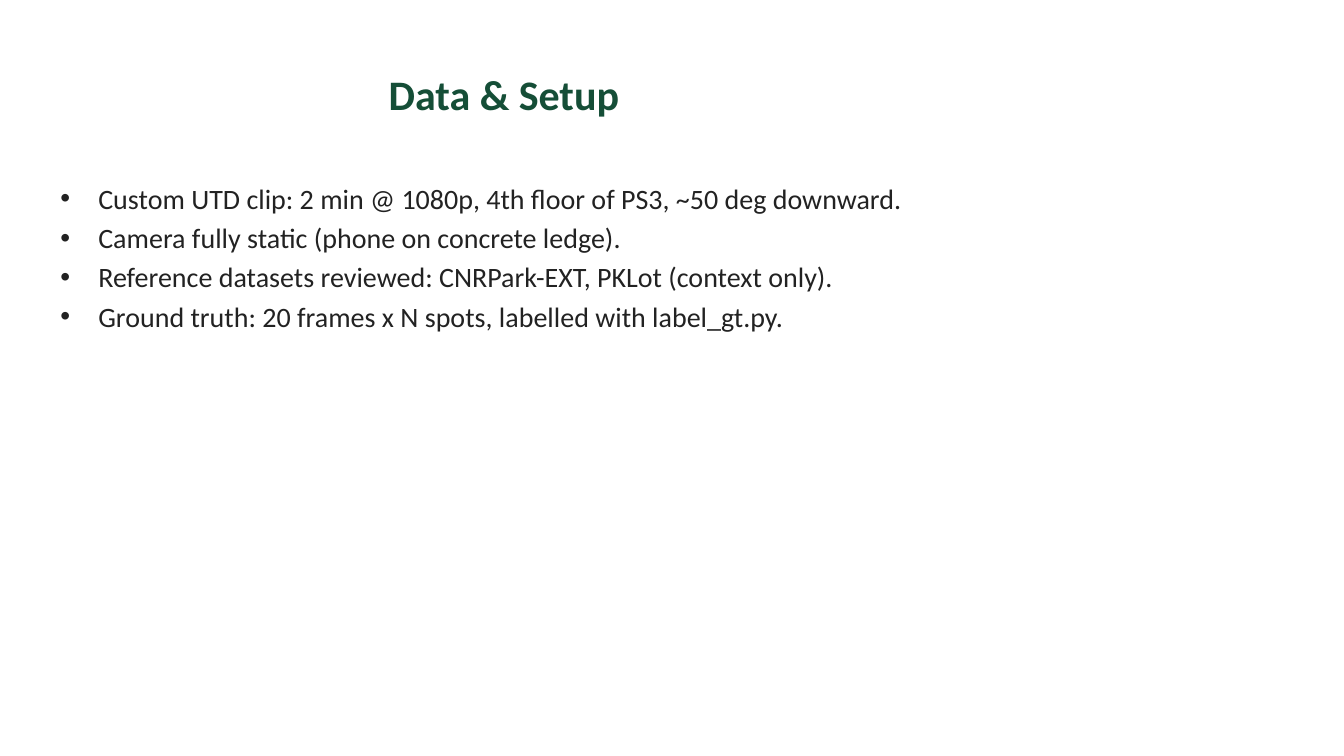
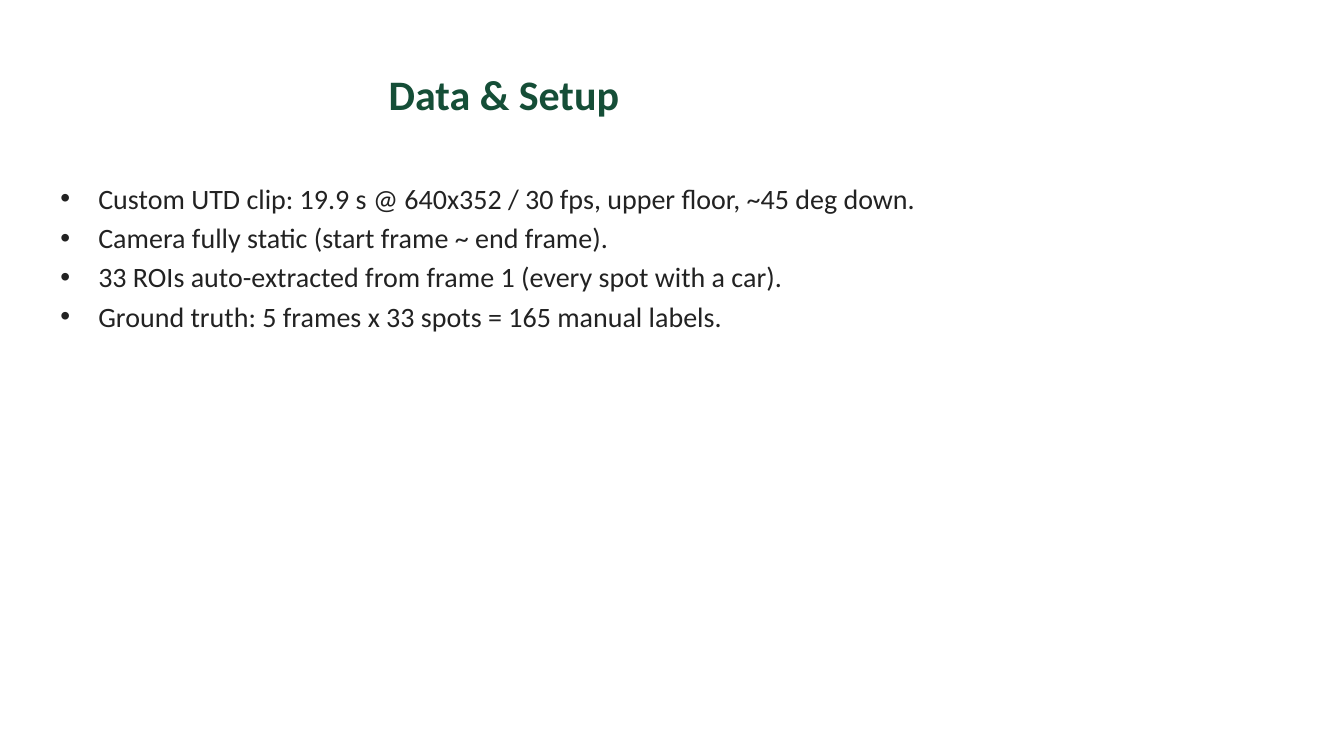
Before and after one commit to Eswar-deep/CV-assignment, a slide deck: slide 5 of presentation/slides.pptx. Drawn at 1344x756 pixels with LibreOffice and Linux fonts; fonts in the diff are those of the drawing. Boxes give left, top, right and bottom in pixels: in the first picture for what was removed or moved away, otherwise in the second. Text is boxed around its words. In the diff, an @@ line names an element or a change of style, - is before the commit and + after.

```diff
--- a/presentation/slides.pptx
+++ b/presentation/slides.pptx
@@ text at box(98, 189, 915, 332): text changed @@
-• Custom UTD clip: 2 min @ 1080p, 4th floor of PS3, ~50 deg downward.
-• Camera fully static (phone on concrete ledge).
-• Reference datasets reviewed: CNRPark-EXT, PKLot (context only).
-• Ground truth: 20 frames x N spots, labelled with label_gt.py.
+• Custom UTD clip: 19.9 s @ 640x352 / 30 fps, upper floor, ~45 deg down.
+• Camera fully static (start frame ~ end frame).
+• 33 ROIs auto-extracted from frame 1 (every spot with a car).
+• Ground truth: 5 frames x 33 spots = 165 manual labels.
```
Also in this commit, not shown: 2 other slides changed, 37 other files.
